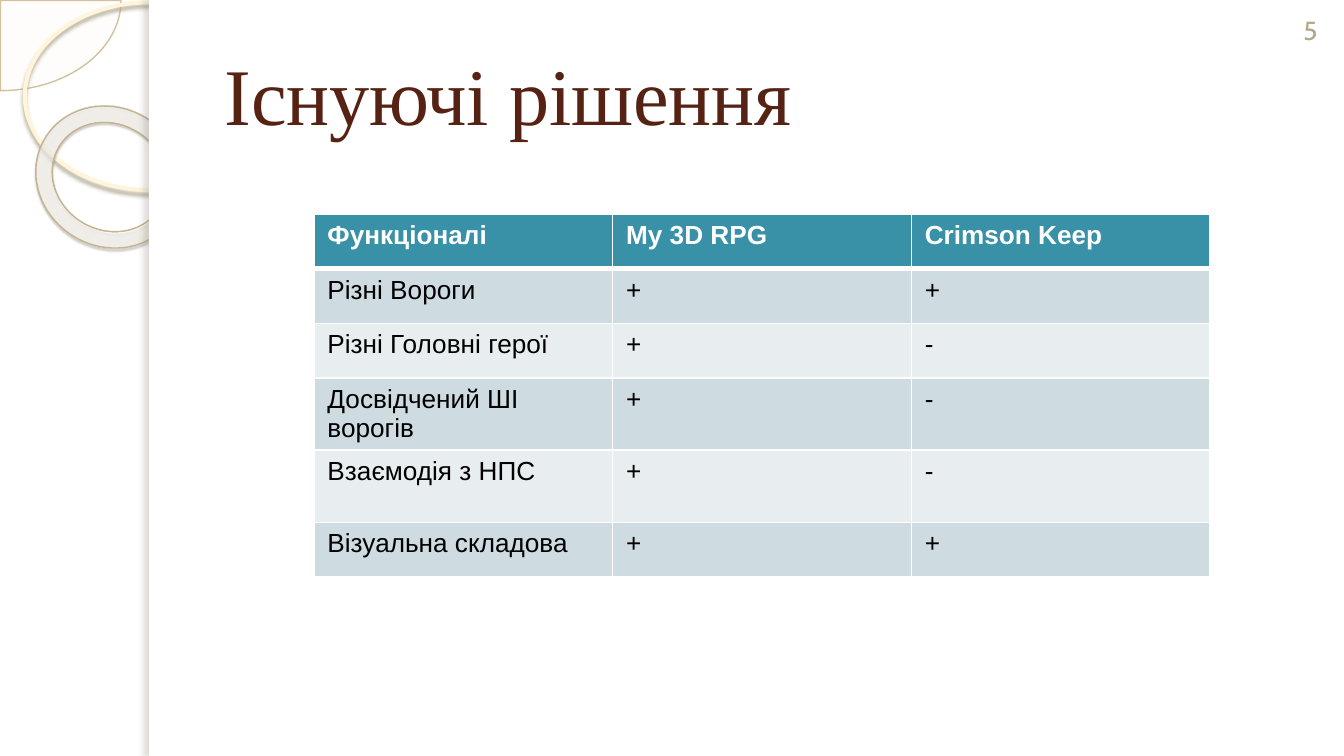
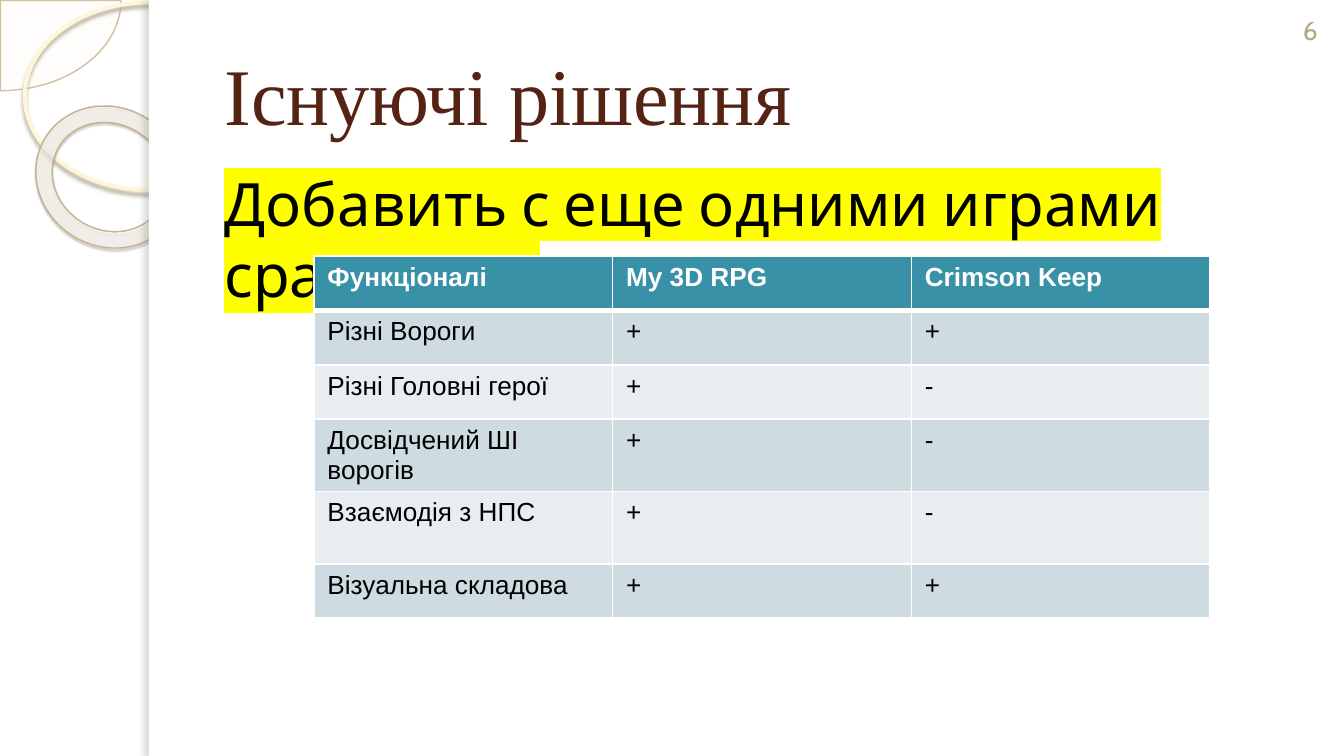
Before and after one commit to mcmcmax437/3D-RPG-Diploma-Thesis, a slide deck: slide 6 of Documents/Презентація_Терешкович_ІТ-02_ПредЗахист.pptx (slide 5 before the commit). Drawn at 1344x756 pixels with LibreOffice and Linux fonts; fonts in the diff are those of the drawing; background and template pictures are left out. Boxes give left, top, right and bottom in pixels: in the first picture for what was removed or moved away, otherwise in the second. Text is boxed around its words. In the diff, an @@ line names an element or a change of style, - is before the commit and + after.

```diff
--- a/Documents/Презентація_Терешкович_ІТ-02_ПредЗахист.pptx
+++ b/Documents/Презентація_Терешкович_ІТ-02_ПредЗахист.pptx
@@ page number at (1303, 22, 1318, 40): text changed @@
-5
+6
@@ text added at (224, 180, 1161, 313), 32 pt, text #000000 @@
+Добавить с еще одними играми сравнение
@@ table: place and size @@
-table at (314, 215, 1210, 586)
+table at (314, 255, 1210, 626)
```
Also in this commit, not shown: 4 other slides changed, 2 slides added, 12 other files.
